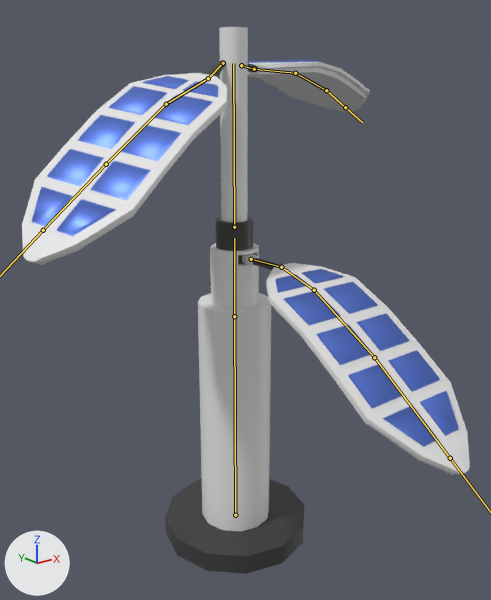
One commit to the FBX model Assets/Meshes/Base_Plant_Variation01.fbx: the scene before it, then after it.
One viewpoint serves both versions: a 50 mm camera at (-1.52, -1.97, 1.8) aimed at (-0.09, -0.17, 1.08). The axes (+X, +Y, +Z) are drawn at lower left. The lights are the same throughout. Both versions are drawn at frame 1 of the action 'Base_Plant_Var01|Armature.001|Armature|Dead|Armature|Dead'; the numbers are the values there. The bones that bend it are drawn over the model as lines.

The first picture shows 'Base_Plant_Var01_Mesh'.
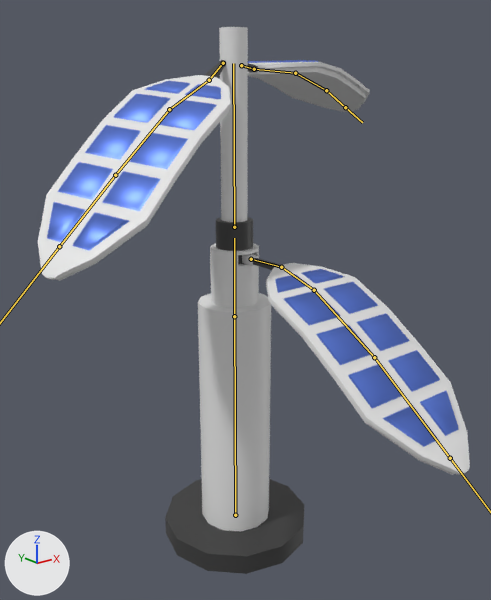
Where the change shows, as pixel boxes [x1, y1, x2, y2] in the pictures (491 x 600 px):
'Base_Plant_Var01_Mesh', posed: before [22, 27, 470, 574]; after [38, 27, 470, 574]
bone 'Bone.011', root to tip: before (223, 63) to (208, 78); after (223, 63) to (209, 80)

The change in detail:
Bone 'Bone.011' (bone_bone_011) turns from (-4, -1, 2) to (0, 0, 0) degrees about its own x, y and z.
